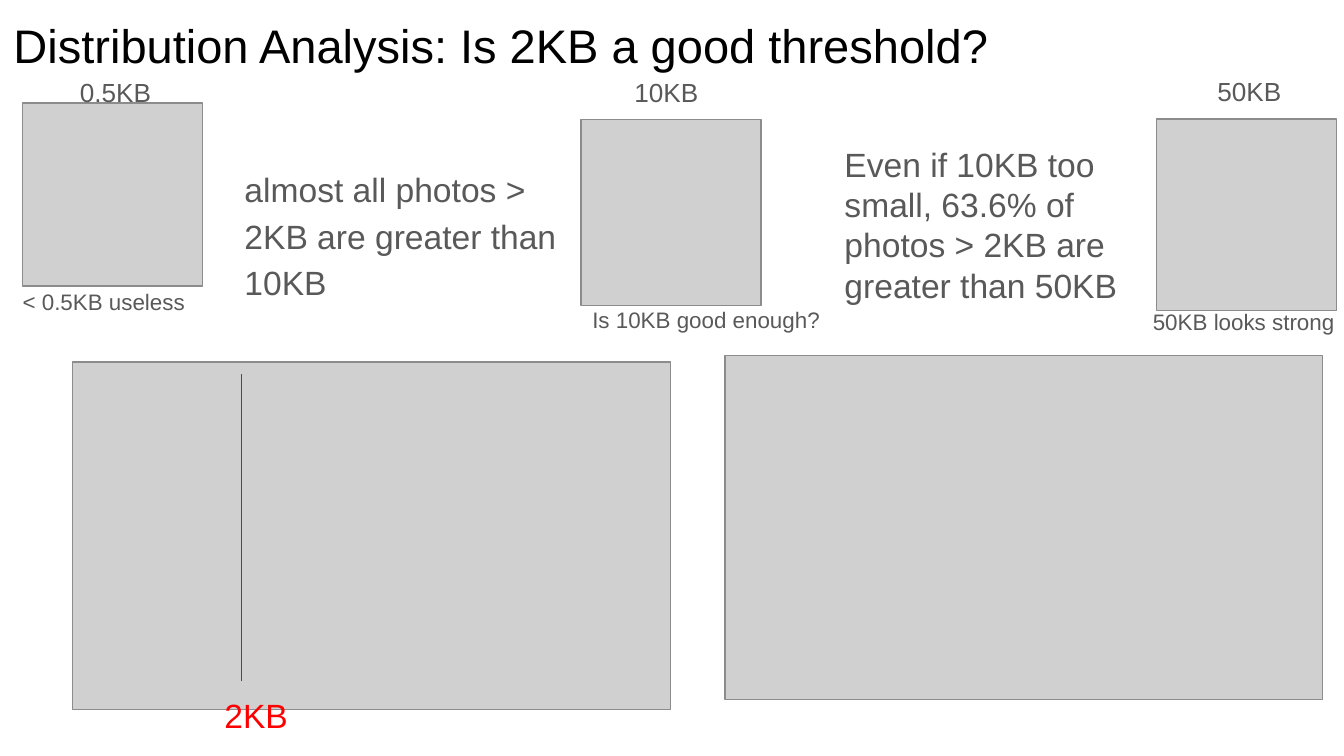
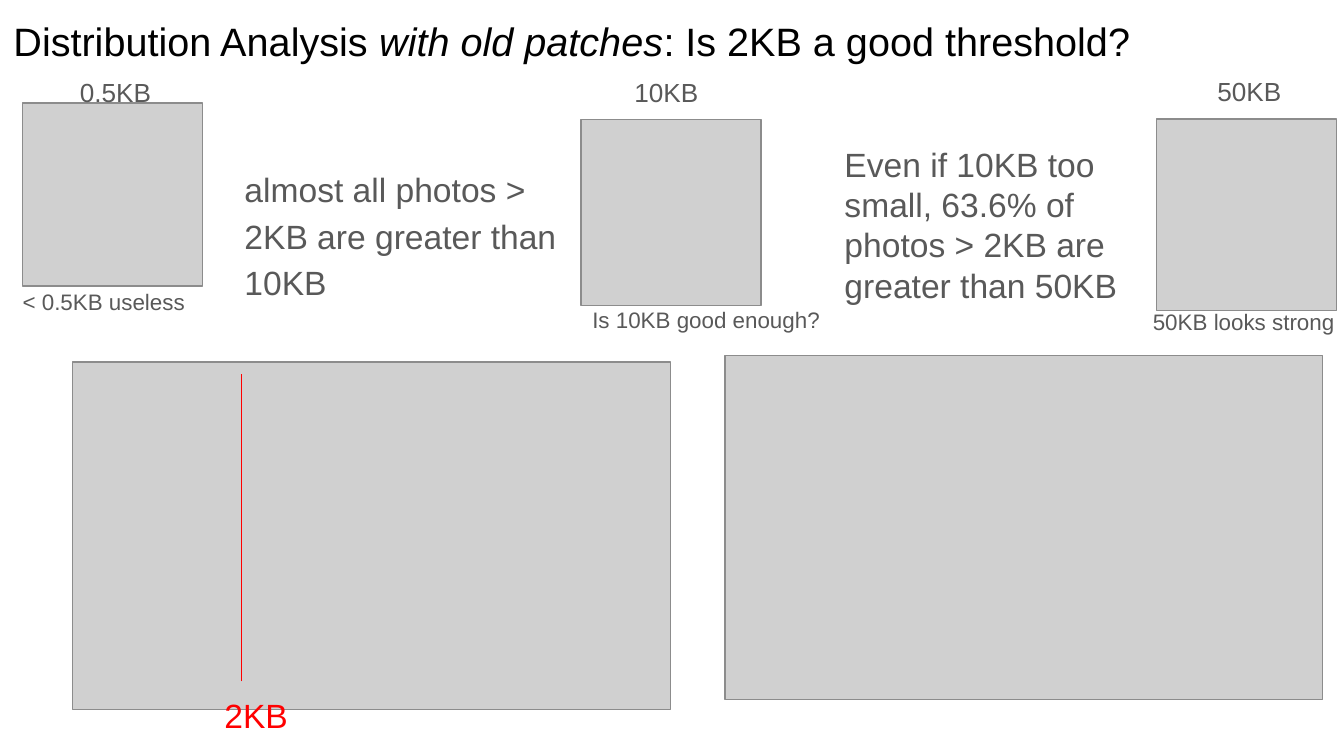
Before and after one commit to arvindkrishna87/STAT390_SP25_CMIL, a slide deck: slide 5 of ML/David/Managing Different Image Sizes.pptx. Drawn at 1344x756 pixels with LibreOffice and Linux fonts; fonts in the diff are those of the drawing; grey boxes stand for pictures. Boxes give left, top, right and bottom in pixels: in the first picture for what was removed or moved away, otherwise in the second. Text is boxed around its words. In the diff, an @@ line names an element or a change of style, - is before the commit and + after.

Commit message:
updated powerpoint with new patch data

```diff
--- a/ML/David/Managing Different Image Sizes.pptx
+++ b/ML/David/Managing Different Image Sizes.pptx
@@ title at (13,27,1130,63): text changed; size 25.2 to 21.2 pt @@
-Distribution Analysis: Is 2KB a good threshold?
+Distribution Analysis with old patches: Is 2KB a good threshold?
```
Also in this commit, not shown: 1 other slide changed, 1 slide added.
